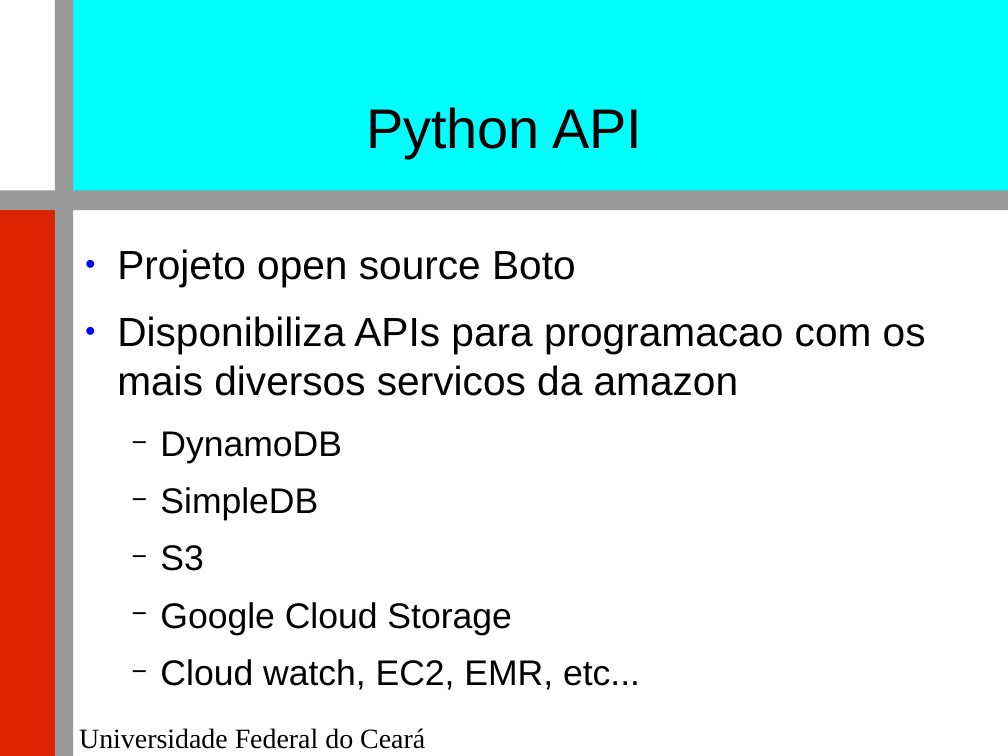
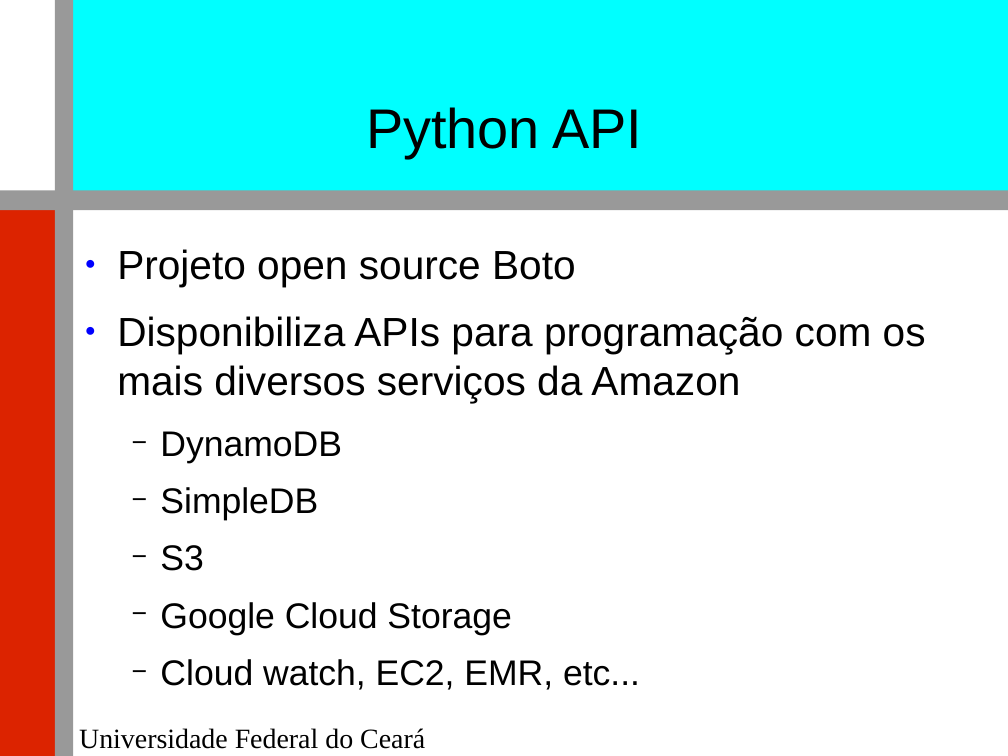
Before and after one commit to renatocjn/NoSQL_TF, a slide deck: slide 17 of Apresentação.odp. Drawn at 1008x756 pixels with LibreOffice and Linux fonts; fonts in the diff are those of the drawing; background and template pictures are left out. Boxes give left, top, right and bottom in pixels: in the first picture for what was removed or moved away, otherwise in the second. Text is boxed around its words. In the diff, an @@ line names an element or a change of style, - is before the commit and + after.

Commit message:
ajustes slides python

```diff
--- a/Apresentação.odp
+++ b/Apresentação.odp
@@ text at (x1=117, y1=316, x2=926, y2=402): text changed @@
-● Disponibiliza APIs para programacao com os mais diversos servicos da amazon
+● Disponibiliza APIs para programação com os mais diversos serviços da Amazon
```
Also in this commit, not shown: 7 other slides changed, 1 other file.
